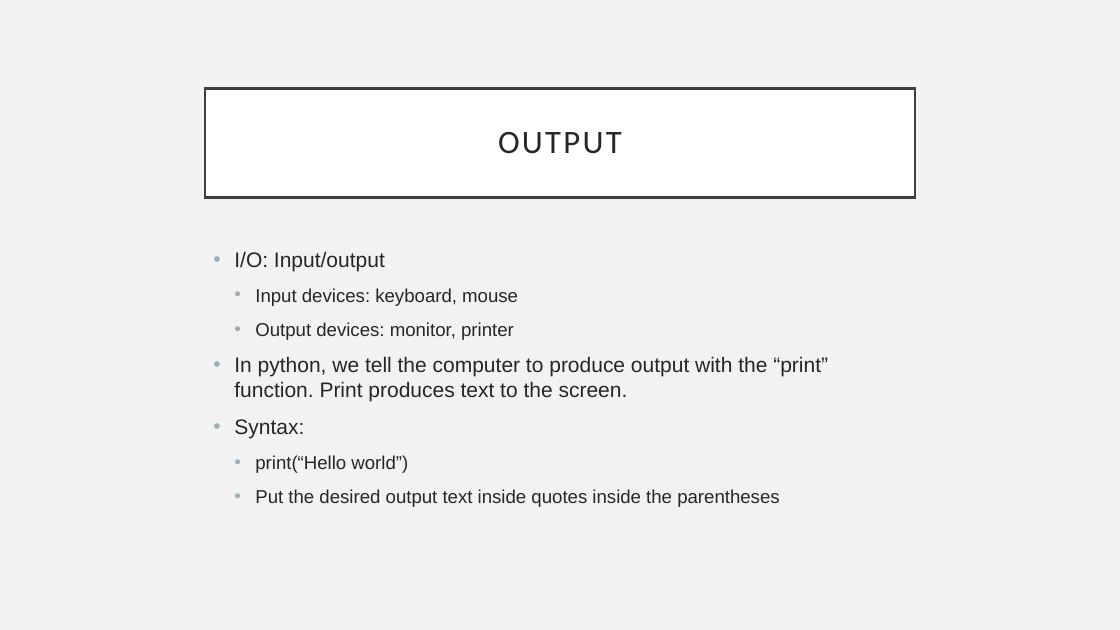
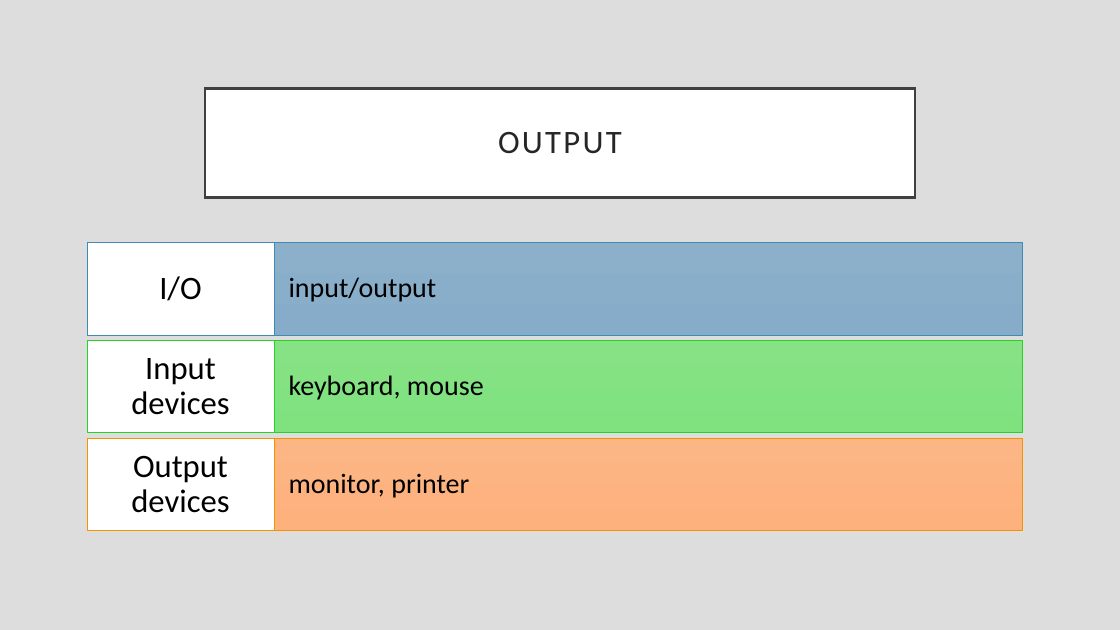
Before and after one commit to rsera/Junior-Knights, a slide deck: slide 6 of Python Day 1 IO.pptx (slide 5 before the commit). Drawn at 1120x630 pixels with LibreOffice and Linux fonts; fonts in the diff are those of the drawing. Boxes give left, top, right and bottom in pixels: in the first picture for what was removed or moved away, otherwise in the second. Text is boxed around its words. In the diff, an @@ line names an element or a change of style, - is before the commit and + after.

```diff
--- a/Python Day 1 IO.pptx
+++ b/Python Day 1 IO.pptx
@@ background #F2F2F2 to #DDDDDD @@
@@ text removed at bbox=[234, 251, 828, 507] @@
-• I/O: Input/output
-  • Input devices: keyboard, mouse
-  • Output devices: monitor, printer
-• In python, we tell the computer to produce output with the “print” function. Print produces text to the screen.
-• Syntax:
-  • print(“Hello world”)
-  • Put the desired output text inside quotes inside the parentheses
@@ group added at bbox=[87, 243, 1022, 531]: 6 rectangles, 6 texts @@
+input/output
+I/O
+keyboard, mouse
+Input devices
+monitor, printer
+Output devices
```
Also in this commit, not shown: 20 other slides changed, 10 slides added, 4 other files.
